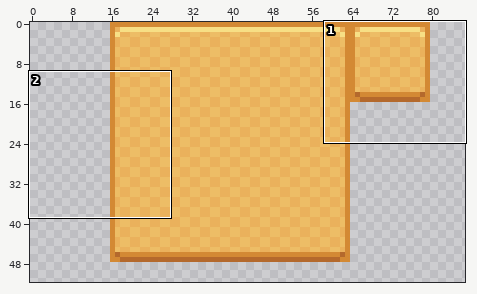
Two versions of one sprite sheet, res/tiles.png. Above: a wide view before the commit, with the close-up outlined.
Close-up. The starting point:
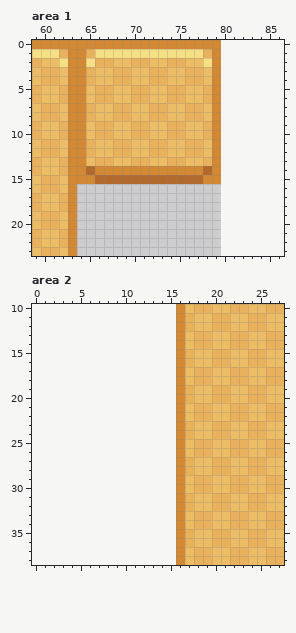
The file is 64x64 pixels. Shown: area 1: x 59..86, y 0..23; area 2: x 0..27, y 10..38. The old version is drawn lined up with the new one, on the new canvas. The wide view leaves out empty margins.
The same view after the edit:
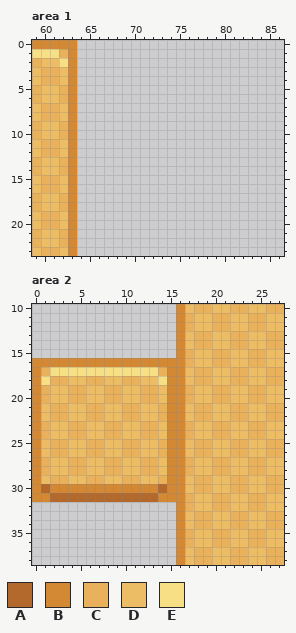
Palette (. is transparent): A #b4692c  B #d38934  C #eab15c  D #edbd66  E #f7df85
From the commit log: Prep player movement, prep tile indice helper
Changes in this commit:
canvas 64x64 -> 128x128, the old top-left corner now at 16,0
Area 1:
The author cleared colour A in row 14 at x 65 and 78; in row 15 at x 66 to 77.
The author cleared colour B in row 0 at x 64 to 79; in rows 1 to 13 at x 64 and 79; in row 14 at x 64, 66 to 77 and 79; in row 15 at x 64 to 65 and 78 to 79.
The author cleared colour C in row 1 at x 65 and 78; in row 2 at x 66 to 67, 70 to 71 and 74 to 75; in rows 3 to 4 at x 65, 68 to 69, 72 to 73 and 76 to 77; in rows 5 to 6 at x 66 to 67, 70 to 71, 74 to 75 and 78; in rows 7 to 8 at x 65, 68 to 69, 72 to 73 and 76 to 77; in rows 9 to 10 at x 66 to 67, 70 to 71, 74 to 75 and 78.
The author cleared colour C in rows 11 to 12 at x 65, 68 to 69, 72 to 73 and 76 to 77; in row 13 at x 66 to 67, 70 to 71, 74 to 75 and 78.
The author cleared colour D in row 2 at x 68 to 69, 72 to 73 and 76 to 77; in rows 3 to 4 at x 66 to 67, 70 to 71, 74 to 75 and 78; in rows 5 to 6 at x 65, 68 to 69, 72 to 73 and 76 to 77; in rows 7 to 8 at x 66 to 67, 70 to 71, 74 to 75 and 78; in rows 9 to 10 at x 65, 68 to 69, 72 to 73 and 76 to 77; in rows 11 to 12 at x 66 to 67, 70 to 71, 74 to 75 and 78.
The author cleared colour D in row 13 at x 65, 68 to 69, 72 to 73 and 76 to 77.
The author cleared colour E in row 1 at x 66 to 77; in row 2 at x 65 and 78.
Area 2:
The author put colour A in row 30 at x 1 and 14; in row 31 at x 2 to 13.
The author put colour B in row 16 at x 0 to 15; in rows 17 to 29 at x 0 and 15; in row 30 at x 0, 2 to 13 and 15; in row 31 at x 0 to 1 and 14 to 15.
The author put colour C in row 17 at x 1 and 14; in row 18 at x 2 to 3, 6 to 7 and 10 to 11; in rows 19 to 20 at x 1, 4 to 5, 8 to 9 and 12 to 13; in rows 21 to 22 at x 2 to 3, 6 to 7, 10 to 11 and 14; in rows 23 to 24 at x 1, 4 to 5, 8 to 9 and 12 to 13; in rows 25 to 26 at x 2 to 3, 6 to 7, 10 to 11 and 14.
The author put colour C in rows 27 to 28 at x 1, 4 to 5, 8 to 9 and 12 to 13; in row 29 at x 2 to 3, 6 to 7, 10 to 11 and 14.
The author put colour D in row 18 at x 4 to 5, 8 to 9 and 12 to 13; in rows 19 to 20 at x 2 to 3, 6 to 7, 10 to 11 and 14; in rows 21 to 22 at x 1, 4 to 5, 8 to 9 and 12 to 13; in rows 23 to 24 at x 2 to 3, 6 to 7, 10 to 11 and 14; in rows 25 to 26 at x 1, 4 to 5, 8 to 9 and 12 to 13; in rows 27 to 28 at x 2 to 3, 6 to 7, 10 to 11 and 14.
The author put colour D in row 29 at x 1, 4 to 5, 8 to 9 and 12 to 13.
The author put colour E in row 17 at x 2 to 13; in row 18 at x 1 and 14.
Pixel boxes of the changes (left, top, right, bottom) in both close-ups:
erased: (77, 40, 221, 184)
added: (32, 358, 176, 502)
